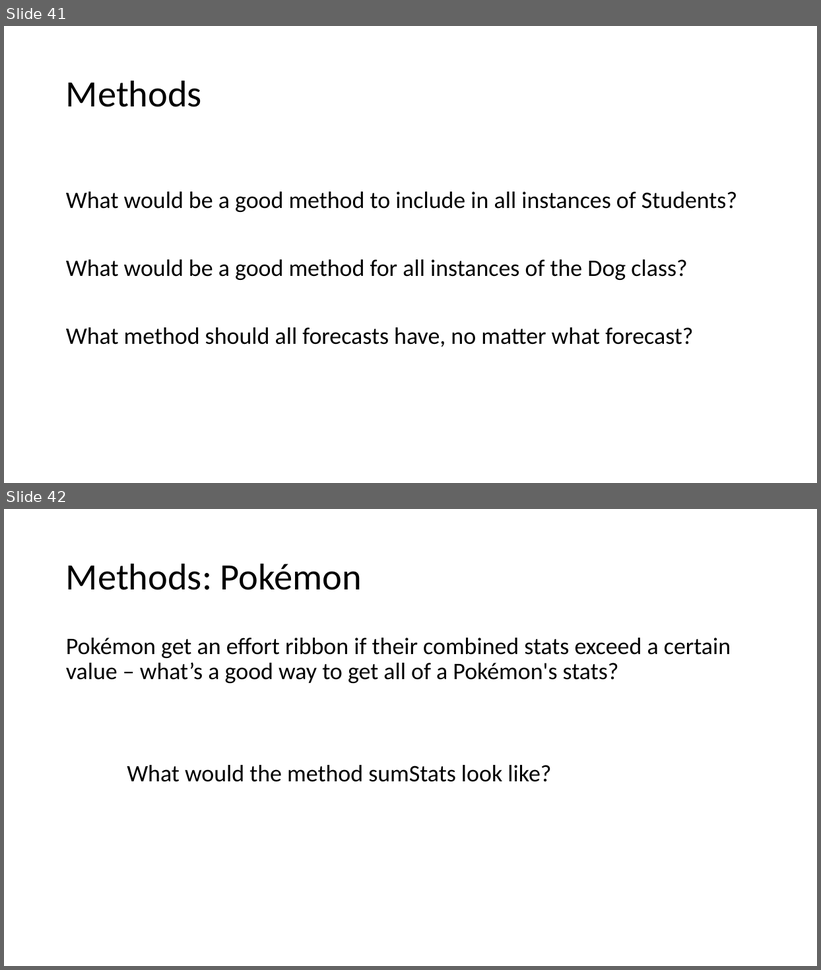
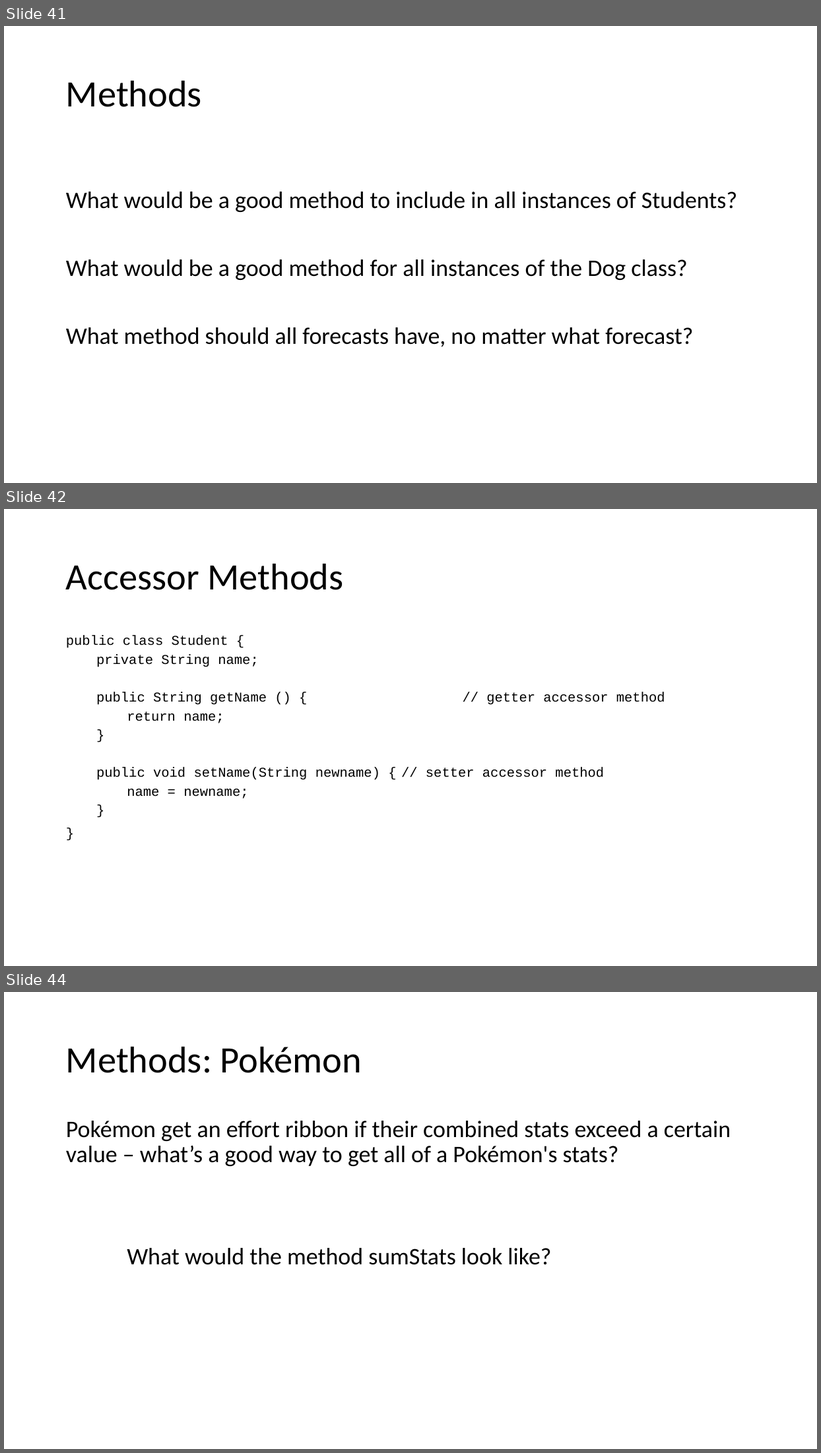
Before and after one commit to TEALSK12/apcsa-public, a slide deck: curriculum/Unit5/Unit5.pptx. Shown one above the other, each under a label of ours: slides 41 and 42 before the commit, slides 41, 42 and 44 after it; the slides between them are not shown. The pictures are 821x970 and 821x1453 pixels, drawn with LibreOffice and Linux fonts; fonts in the diff are those of the drawing. Boxes give left, top, right and bottom in pixels: in the first picture for what was removed or moved away, otherwise in the second. Text is boxed around its words. In the diff, an @@ line names an element or a change of style, - is before the commit and + after.

Commit message:
Add slide 42, 43 accessors and setters

```diff
--- a/curriculum/Unit5/Unit5.pptx
+++ b/curriculum/Unit5/Unit5.pptx
@@ slide 42 added at <box>4,509,817,966</box>, background #FFFFFF @@
@@ title added at <box>66,563,344,590</box>, 44 pt, text #000000 @@
+Accessor Methods
@@ text added at <box>66,636,665,799</box>, 16 pt, text #000000 @@
+public class Student {
+  private String name;
+  public String getName () { // getter accessor method
+    return name;
+  }
+  public void setName(String newname) { // setter accessor method
+    name = newname;
+  }
+}
@@ what was slide 42 is now slide 44 @@
```
Also in this commit, not shown: 1 other slide added.
